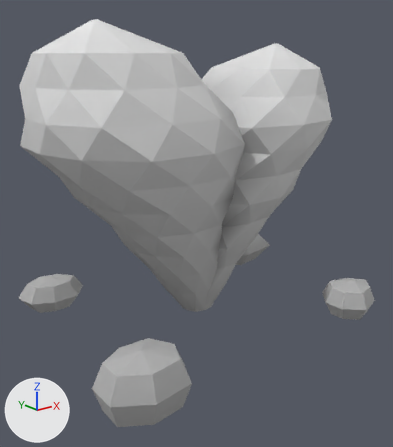
The glTF model assets/models/okinawa/rocks/heart_rock.glb: old version first, new version second.
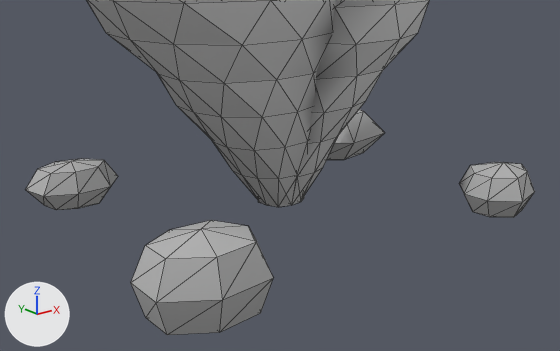
There are two pictures of each version: one whole from a camera (50 mm lens) standing at (-8.25, -10.28, 6.77) and looking at (-0.1, -0.09, 2.69), one close up from a camera (50 mm lens) standing at (-8.55, -10.66, 5.13) and looking at (-0.42, -0.49, 1.06). Lighting does not change. The marker at lower left points along +X, +Y and +Z. The older version's two pictures come first. The close-ups show mesh edges as thin lines. Vertices at exactly the same position are counted once.

Names of what the first close-up shows: 'Heart_Limestone'.
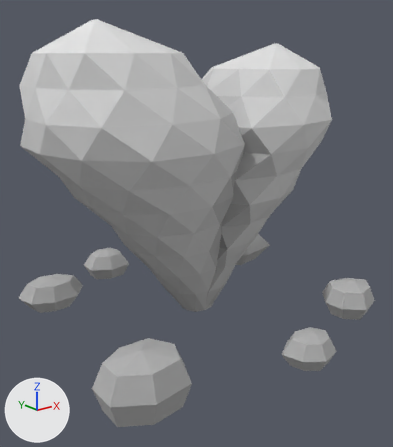
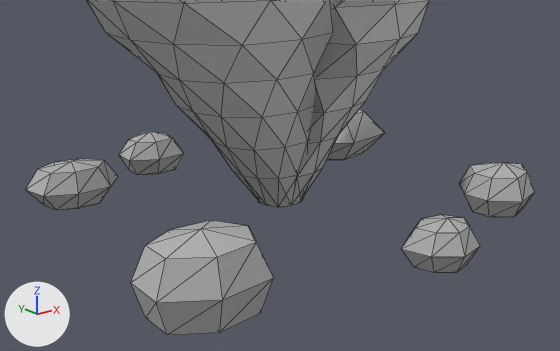
Boxes [x1, y1, x2, y2] around the edits, measured in the close-ups (560 x 351 px):
```json
{"part": 1, "of": "me_heart_limestone", "change": "added", "after": [402, 215, 480, 272]}
{"part": 2, "of": "me_heart_limestone", "change": "added", "after": [119, 131, 184, 175]}
{"part": 3, "of": "me_heart_limestone", "change": "edited", "before": [99, 0, 521, 335], "after": [99, 0, 521, 335], "on screen": "looks the same"}
```

Scene script edits in JSON lines:
```json
{"block": "me_heart_limestone", "where": "# used by ob_heart_limestone; location = (0.0, 0.0, 0.0)"}
{"op": "remove", "block": "me_heart_limestone", "code": "me_heart_limestone.from_pydata(...)  # 360 vertices, 696 faces; spans x -4.23..4.63, y -3.26..3.51, z 0.0..7.41"}
{"op": "add", "block": "me_heart_limestone", "code": "me_heart_limestone.from_pydata(...)  # 406 vertices, 780 faces; spans x -4.23..4.63, y -4.12..4.27, z 0.0..7.41"}
{"block": "me_heart_limestone", "change": "me_heart_limestone part 1: a new loose piece of 23 vertices spanning x -0.36..0.97, y -4.12..-3.04, z 0.17..1.02, in mat_paletteatlas"}
{"block": "me_heart_limestone", "change": "me_heart_limestone part 2: a new loose piece of 23 vertices spanning x -1.29..0.0, y 3.11..4.27, z 0.14..1.09, in mat_paletteatlas"}
{"block": "me_heart_limestone", "change": "me_heart_limestone part 3: 261 kept faces spanning x -4.23..4.63, y -3.26..3.51, z 0.15..7.41 get new vertex colours; the middle colour goes from light grey #bfbfbf to grey #bdbdbd"}
```
